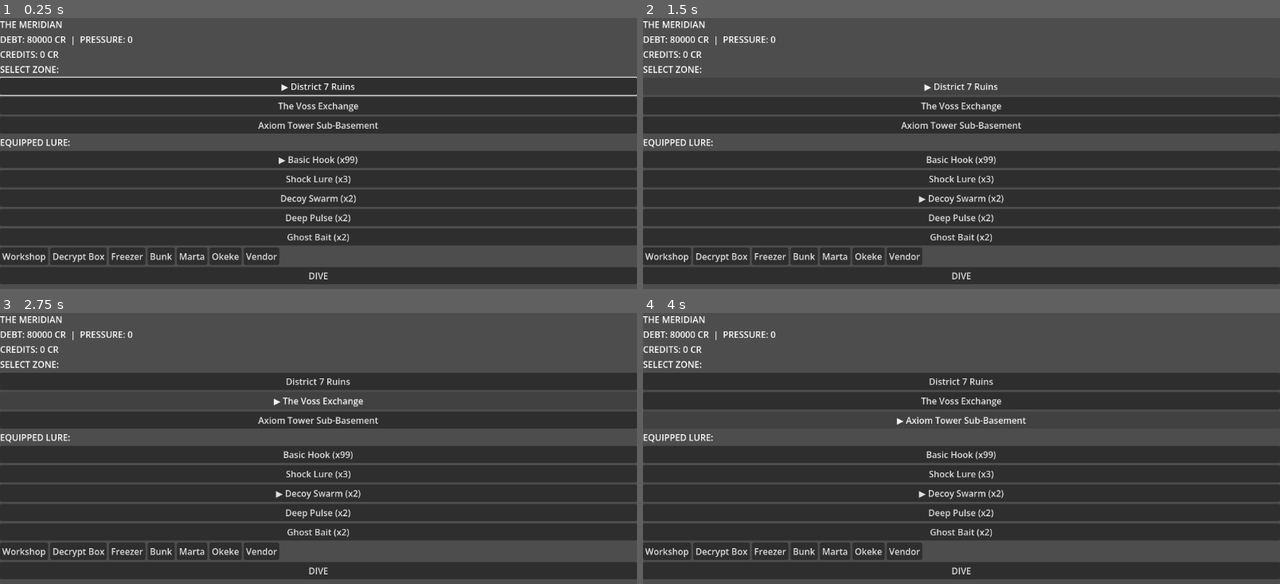
Above: before the commit, frames 1-4 (two rows, left to right).
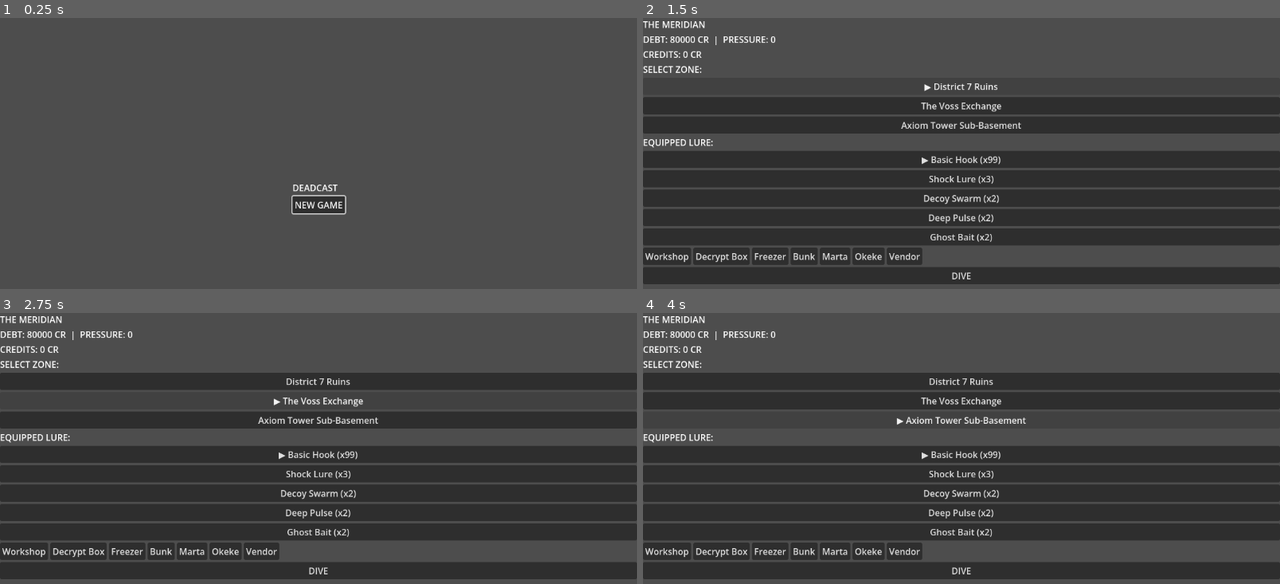
Above: after the commit, the same moments.

Repository: Teeohbee/deadcast
Game: Godot game, scene res://scenes/title_screen/TitleScreen.tscn
The game is run twice, just before and just after one commit, with the same random seed, the same clock (stepped at 60 frames per second) and the same inputs. Before the commit the project starts from res://scenes/barge_hub/BargeHub.tscn.
Inputs (mouse positions are in pixels of both pictures, inside the frame that each line leads up to):
- Up to frame 1 (0.25 s): no input
- Up to frame 2 (1.5 s): click (961, 204) at 0.5 s, where only the run after the commit has a clickable "NEW GAME"; click "▶ District 7 Ruins" at 1.25 s
- Up to frame 3 (2.75 s): click "The Voss Exchange" at 2 s
- Up to frame 4 (4 s): click "District 7 Ruins" at 2.75 s; click "Axiom Tower Sub-Basement" at 3.5 s

The runs differ from the first frame. In frame 1, 60% of the frame differs, in the area x 0-100%, y 1-99%; in frame 2, 0.4%; in frame 3, 0.4%; in frame 4, 0.4%.

Commit message:
chore: set TitleScreen as main scene

Diff:
--- a/project.godot
+++ b/project.godot
@@ -15,7 +15,7 @@
 [application]
 
 config/name="deadcast"
-run/main_scene="res://scenes/barge_hub/BargeHub.tscn"
+run/main_scene="res://scenes/title_screen/TitleScreen.tscn"
 config/features=PackedStringArray("4.6", "GL Compatibility")
 
 [autoload]
